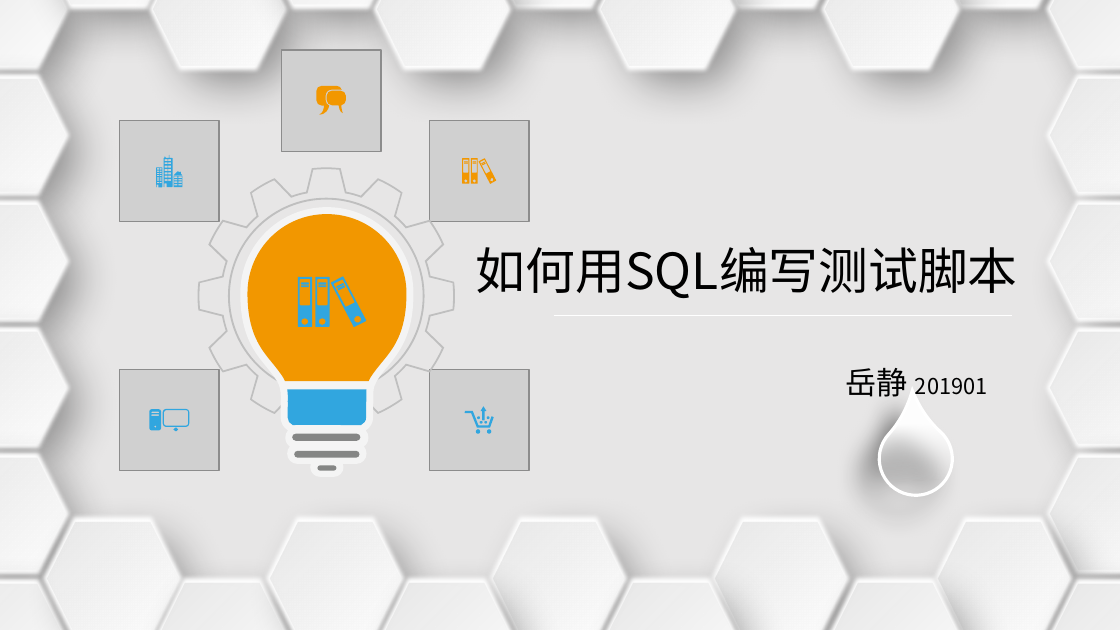
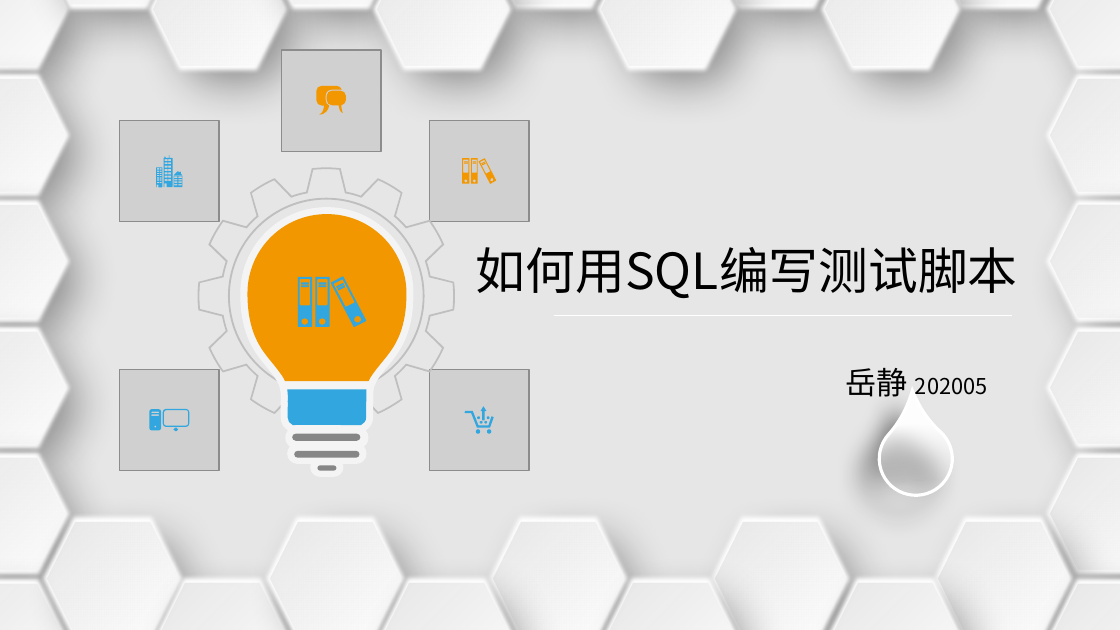
Before and after one commit to jimmyue/skills, a slide deck: slide 1 of 如何用SQL编写测试用例.pptx. Drawn at 1120x630 pixels with LibreOffice and Linux fonts; fonts in the diff are those of the drawing; grey boxes stand for pictures. Boxes give left, top, right and bottom in pixels: in the first picture for what was removed or moved away, otherwise in the second. Text is boxed around its words. In the diff, an @@ line names an element or a change of style, - is before the commit and + after.

```diff
--- a/如何用SQL编写测试用例.pptx
+++ b/如何用SQL编写测试用例.pptx
@@ text at (x1=846, y1=368, x2=988, y2=397): text changed @@
-岳静 201901
+岳静 202005
```
Also in this commit, not shown: 8 other slides changed, 8 slides added, 3 slides removed.
